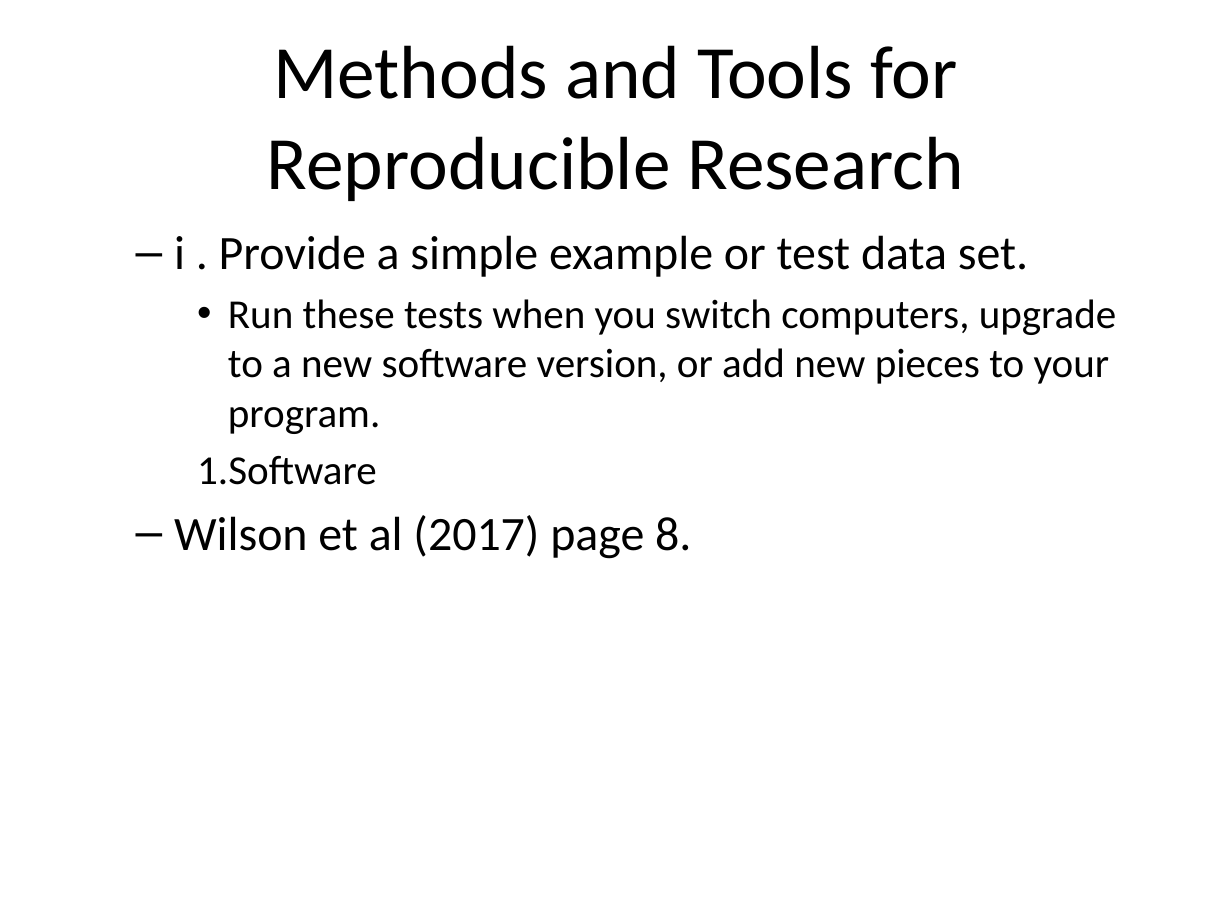
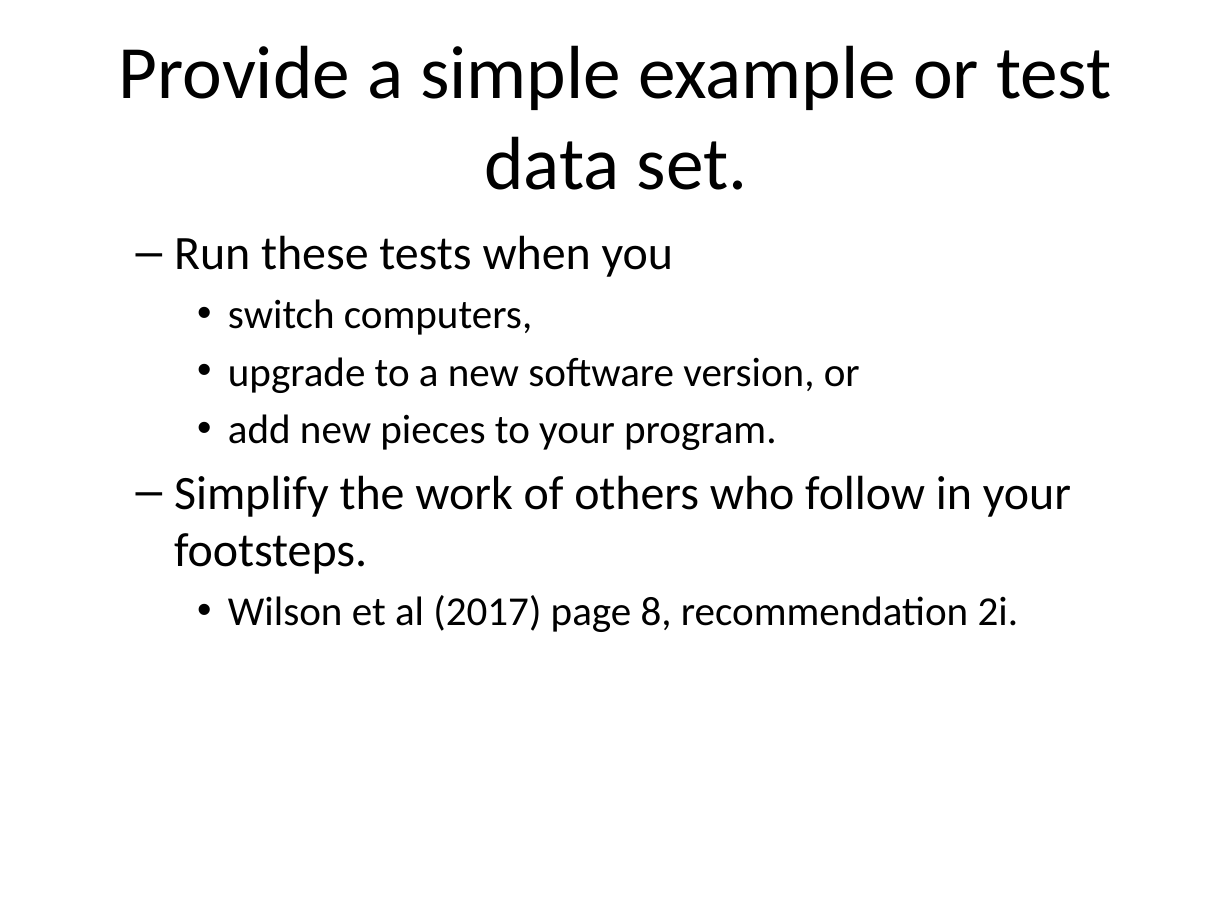
Before and after one commit to pmean/introduction-to-SAS, a slide deck: slide 33 of basics0/src/reproducible-research.pptx (slide 34 before the commit). Drawn at 1232x924 pixels with LibreOffice and Linux fonts; fonts in the diff are those of the drawing. Boxes give left, top, right and bottom in pixels: in the first picture for what was removed or moved away, otherwise in the second. Text is boxed around its words. In the diff, an @@ line names an element or a change of style, - is before the commit and + after.

Commit message:
Fixed typo on reproducible research.

```diff
--- a/basics0/src/reproducible-research.pptx
+++ b/basics0/src/reproducible-research.pptx
@@ title at [119,45,1112,190]: text changed @@
-Methods and Tools for Reproducible Research
+Provide a simple example or test data set.
@@ text at [174,235,1071,632]: text changed @@
-  – i . Provide a simple example or test data set.
-    • Run these tests when you switch computers, upgrade to a new software version, or add new pieces to your program.
-    1. Software
-  – Wilson et al (2017) page 8.
+  – Run these tests when you
+    • switch computers,
+    • upgrade to a new software version, or
+    • add new pieces to your program.
+  – Simplify the work of others who follow in your footsteps.
+    • Wilson et al (2017) page 8, recommendation 2i.
```
Also in this commit, not shown: 36 other slides changed, 11 slides added, 17 slides removed, 1 other file.
